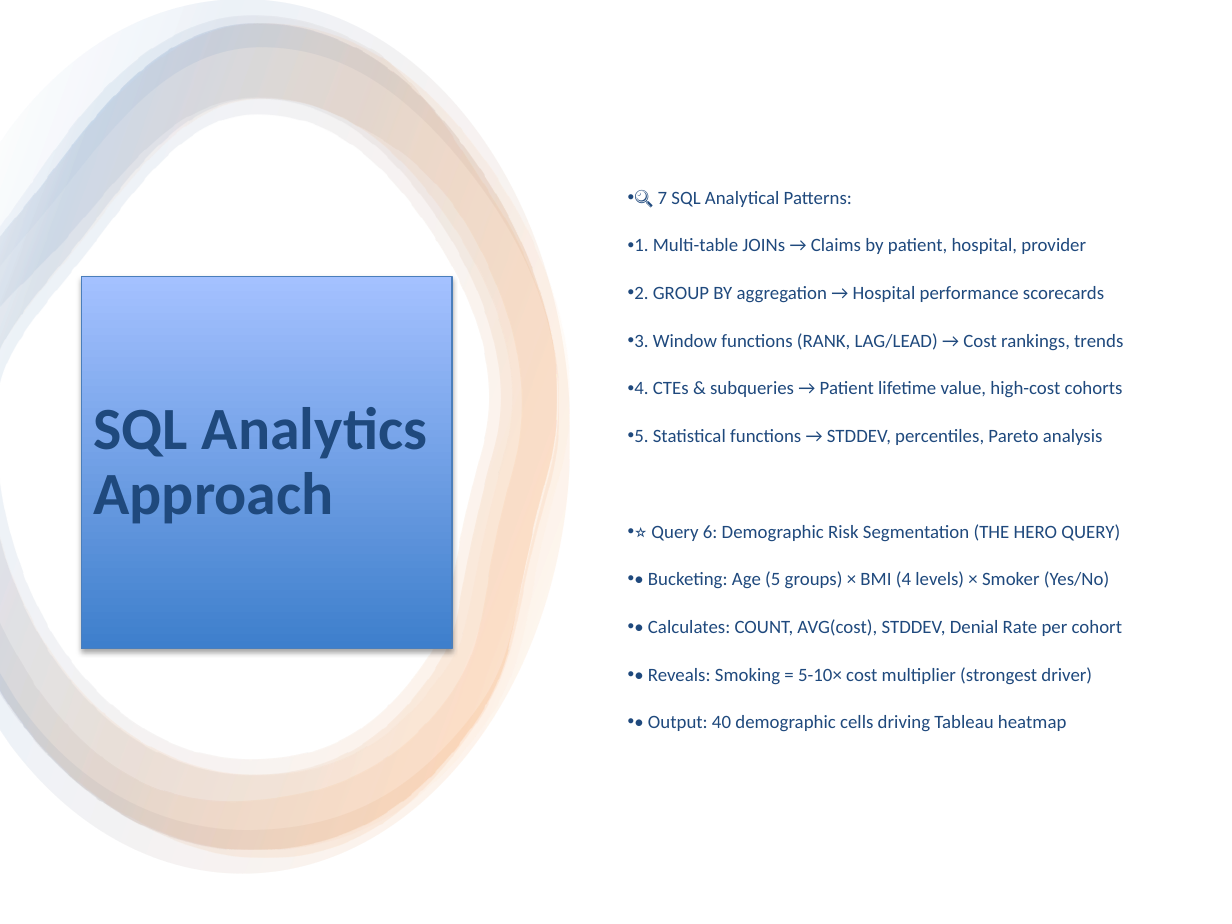
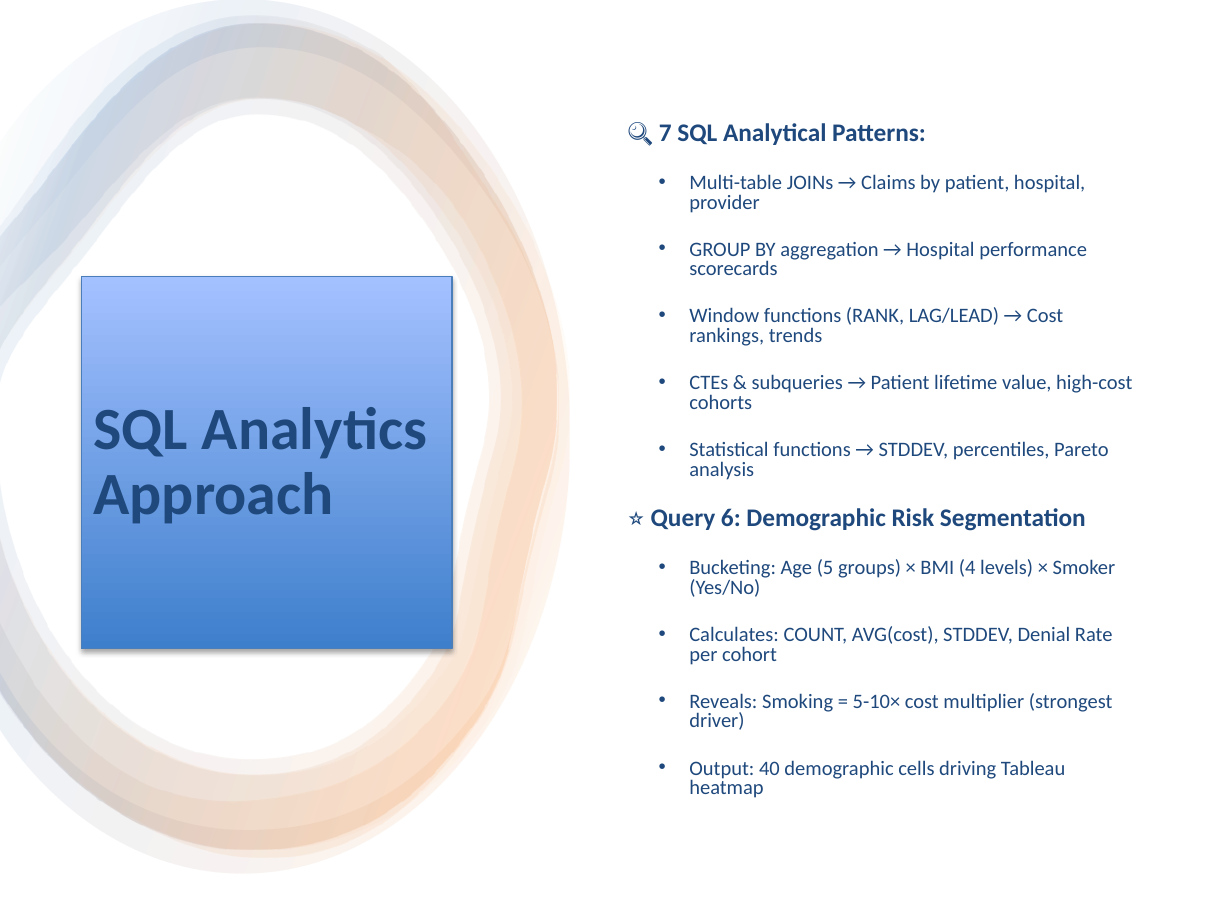
Before and after one commit to chandanaks2010-dev/Healthcare-Insurance-Claim-Analysis-And-Denial-Patterns-Dashboard, a slide deck: slide 4 of report/Healthcare_Insurance_Dashboard_Presentation.pptx. Drawn at 1232x924 pixels with LibreOffice and Linux fonts; fonts in the diff are those of the drawing. Boxes give left, top, right and bottom in pixels: in the first picture for what was removed or moved away, otherwise in the second. Text is boxed around its words. In the diff, an @@ line names an element or a change of style, - is before the commit and + after.

Commit message:
ppt

```diff
--- a/report/Healthcare_Insurance_Dashboard_Presentation.pptx
+++ b/report/Healthcare_Insurance_Dashboard_Presentation.pptx
@@ text at [659,123,926,145]: size 11 to 14.8 pt, bold on in "🔍 7 SQL Analytical Patterns:"; bullet • to none; line spacing 0.9 to 0.8 @@
@@ text at [651,174,1132,798]: text changed; size 11 to 12 pt @@
-• 1. Multi-table JOINs → Claims by patient, hospital, provider
-• 2. GROUP BY aggregation → Hospital performance scorecards
-• 3. Window functions (RANK, LAG/LEAD) → Cost rankings, trends
-• 4. CTEs & subqueries → Patient lifetime value, high-cost cohorts
-• 5. Statistical functions → STDDEV, percentiles, Pareto analysis
-• ⭐ Query 6: Demographic Risk Segmentation (THE HERO QUERY)
-• • Bucketing: Age (5 groups) × BMI (4 levels) × Smoker (Yes/No)
-• • Calculates: COUNT, AVG(cost), STDDEV, Denial Rate per cohort
-• • Reveals: Smoking = 5-10× cost multiplier (strongest driver)
-• • Output: 40 demographic cells driving Tableau heatmap
+  • Multi-table JOINs → Claims by patient, hospital, provider
+  • GROUP BY aggregation → Hospital performance scorecards
+  • Window functions (RANK, LAG/LEAD) → Cost rankings, trends
+  • CTEs & subqueries → Patient lifetime value, high-cost cohorts
+  • Statistical functions → STDDEV, percentiles, Pareto analysis
+⭐ Query 6: Demographic Risk Segmentation
+  • Bucketing: Age (5 groups) × BMI (4 levels) × Smoker (Yes/No)
+  • Calculates: COUNT, AVG(cost), STDDEV, Denial Rate per cohort
+  • Reveals: Smoking = 5-10× cost multiplier (strongest driver)
+  • Output: 40 demographic cells driving Tableau heatmap
```
Also in this commit, not shown: 6 other slides changed, 1 slide added.
